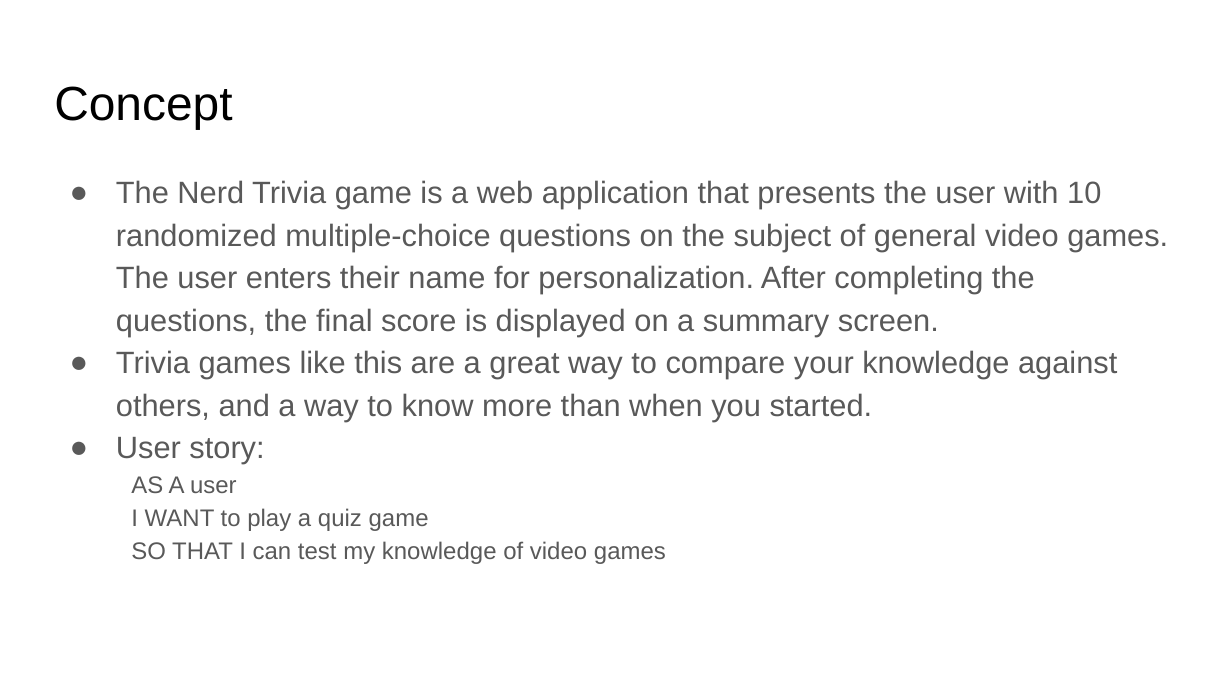
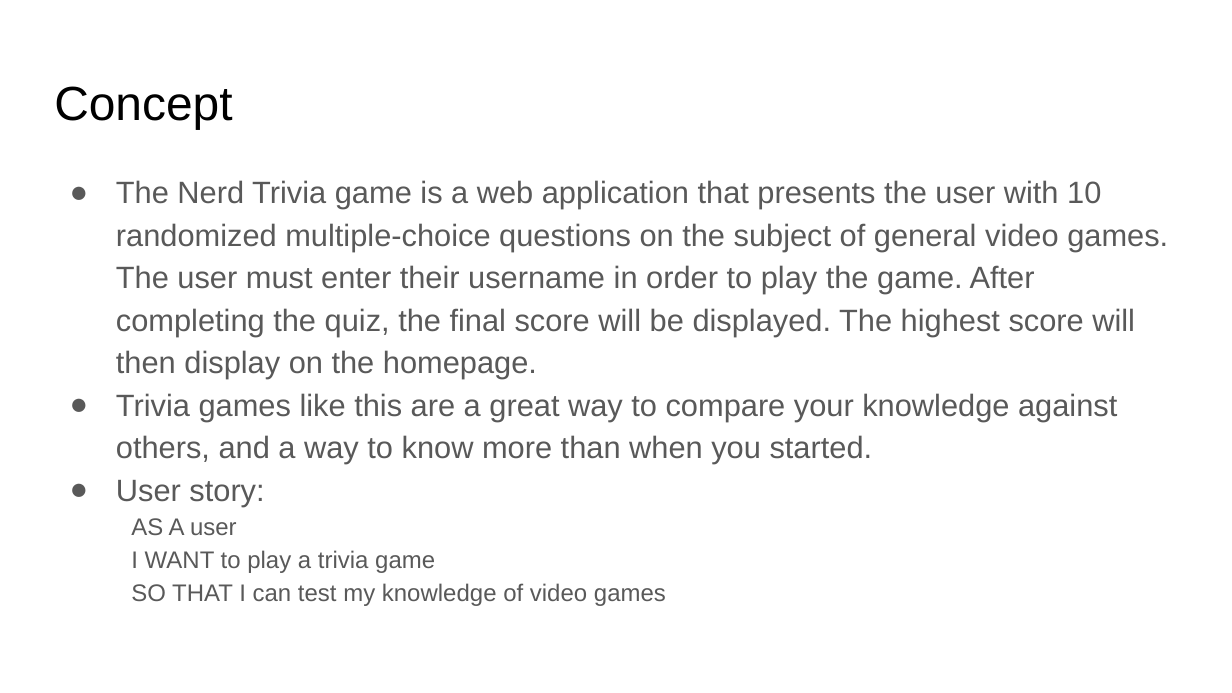
Before and after one commit to clintsrc/nerd-trivia, a slide deck: slide 3 of assets/slides/Project Presentation.pptx. Drawn at 1232x693 pixels with LibreOffice and Linux fonts; fonts in the diff are those of the drawing. Boxes give left, top, right and bottom in pixels: in the first picture for what was removed or moved away, otherwise in the second. Text is boxed around its words. In the diff, an @@ line names an element or a change of style, - is before the commit and + after.

```diff
--- a/assets/slides/Project Presentation.pptx
+++ b/assets/slides/Project Presentation.pptx
@@ text at [116, 180, 1168, 379]: text changed @@
-● The Nerd Trivia game is a web application that presents the user with 10 randomized multiple-choice questions on the subject of general video games. The user enters their name for personalization. After completing the questions, the final score is displayed on a summary screen.
+● The Nerd Trivia game is a web application that presents the user with 10 randomized multiple-choice questions on the subject of general video games. The user must enter their username in order to play the game. After completing the quiz, the final score will be displayed. The highest score will then display on the homepage.
@@ text at [131, 550, 435, 573]: text changed @@
-  I WANT to play a quiz game
+  I WANT to play a trivia game
```
Also in this commit, not shown: 4 other slides changed.
